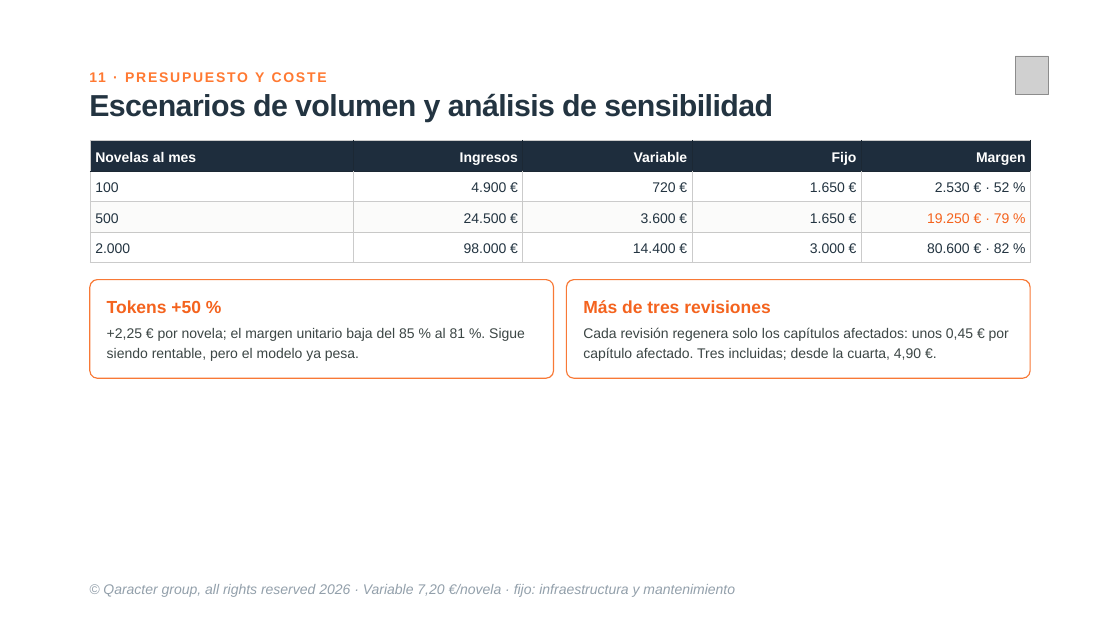
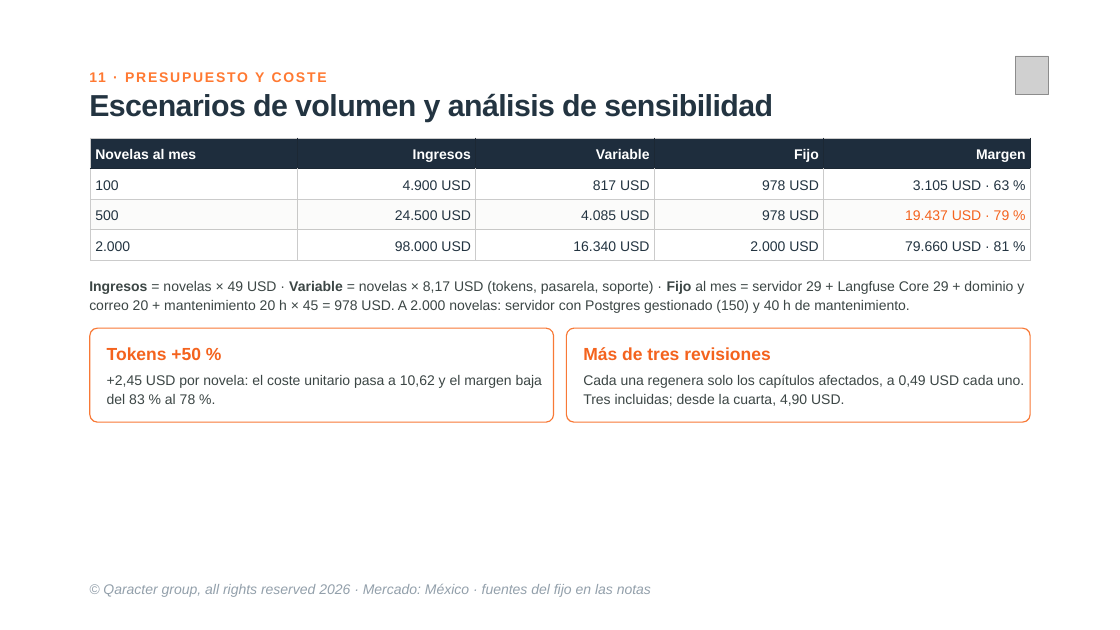
Before and after one commit to maujimenez4/ciberpunk-storymaker, a slide deck: slide 13 of presentacion/storymaker-deck.pptx. Drawn at 1120x630 pixels with LibreOffice and Linux fonts; fonts in the diff are those of the drawing; grey boxes stand for pictures. Boxes give left, top, right and bottom in pixels: in the first picture for what was removed or moved away, otherwise in the second. Text is boxed around its words. In the diff, an @@ line names an element or a change of style, - is before the commit and + after.

```diff
--- a/presentacion/storymaker-deck.pptx
+++ b/presentacion/storymaker-deck.pptx
@@ table at bbox=[91, 138, 1032, 260] @@
-row 2: 100 | 4.900 € | 720 € | 1.650 € | 2.530 € · 52 %
+row 2: 100 | 4.900 USD | 817 USD | 978 USD | 3.105 USD · 63 %
-row 3: 500 | 24.500 € | 3.600 € | 1.650 € | 19.250 € · 79 %
+row 3: 500 | 24.500 USD | 4.085 USD | 978 USD | 19.437 USD · 79 %
-row 4: 2.000 | 98.000 € | 14.400 € | 3.000 € | 80.600 € · 82 %
+row 4: 2.000 | 98.000 USD | 16.340 USD | 2.000 USD | 79.660 USD · 81 %
@@ text added at bbox=[89, 281, 1024, 313], 12 pt, text #3C4645 @@
+Ingresos = novelas × 49 USD · Variable = novelas × 8,17 USD (tokens, pasarela, soporte) · Fijo al mes = servidor 29 + Langfuse Core 29 + dominio y correo 20 + mantenimiento 20 h × 45 = 978 USD. A 2.000 novelas: servidor con Postgres gestionado (150) y 40 h de mantenimiento.
@@ rounded rectangle: place and size @@
-rounded rectangle at bbox=[90, 280, 554, 378]
+rounded rectangle at bbox=[90, 329, 554, 423]
@@ rounded rectangle at bbox=[90, 329, 554, 423]: proportions changed @@
@@ rounded rectangle at bbox=[566, 329, 1030, 423]: proportions changed @@
@@ rounded rectangle: place and size @@
-rounded rectangle at bbox=[566, 280, 1030, 378]
+rounded rectangle at bbox=[566, 329, 1030, 423]
@@ text "Tokens +50 %": place and size @@
-text "Tokens +50 %" at bbox=[107, 300, 201, 313]
+text "Tokens +50 %" at bbox=[107, 347, 201, 360]
@@ text "Más de tres revisiones": place and size @@
-text "Más de tres revisiones" at bbox=[583, 300, 770, 313]
+text "Más de tres revisiones" at bbox=[583, 347, 770, 360]
@@ text at bbox=[107, 375, 542, 404]: text changed @@
-+2,25 € por novela; el margen unitario baja del 85 % al 81 %. Sigue siendo rentable, pero el modelo ya pesa.
++2,45 USD por novela: el coste unitario pasa a 10,62 y el margen baja del 83 % al 78 %.
@@ text at bbox=[583, 374, 1024, 406]: text changed @@
-Cada revisión regenera solo los capítulos afectados: unos 0,45 € por capítulo afectado. Tres incluidas; desde la cuarta, 4,90 €.
+Cada una regenera solo los capítulos afectados, a 0,49 USD cada uno. Tres incluidas; desde la cuarta, 4,90 USD.
@@ text at bbox=[103, 584, 651, 597]: text changed @@
-© Qaracter group, all rights reserved 2026 · Variable 7,20 €/novela · fijo: infraestructura y mantenimiento
+© Qaracter group, all rights reserved 2026 · Mercado: México · fuentes del fijo en las notas
```
Also in this commit, not shown: 3 other slides changed, 2 slides added, 1 slide removed, 2 other files.
